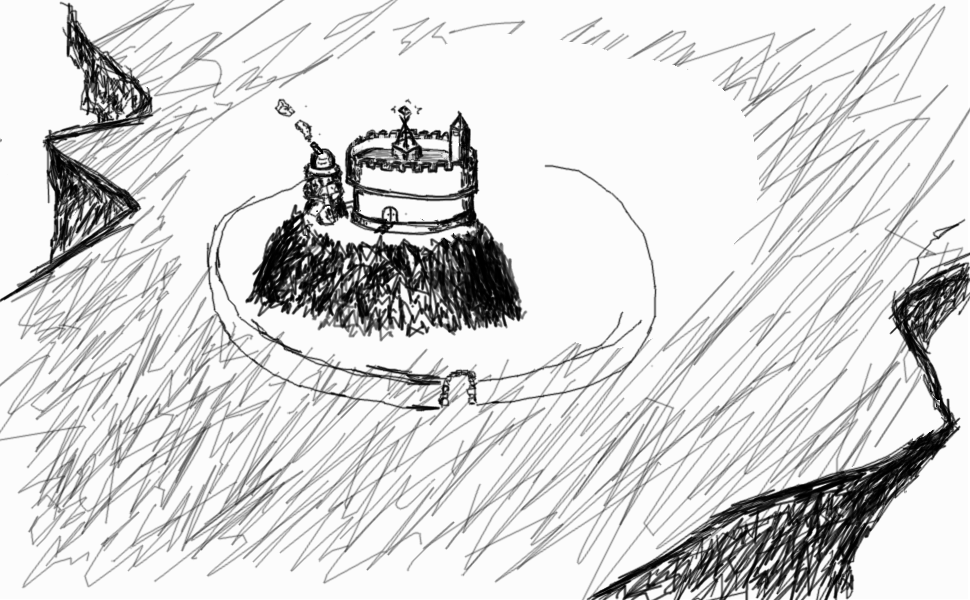
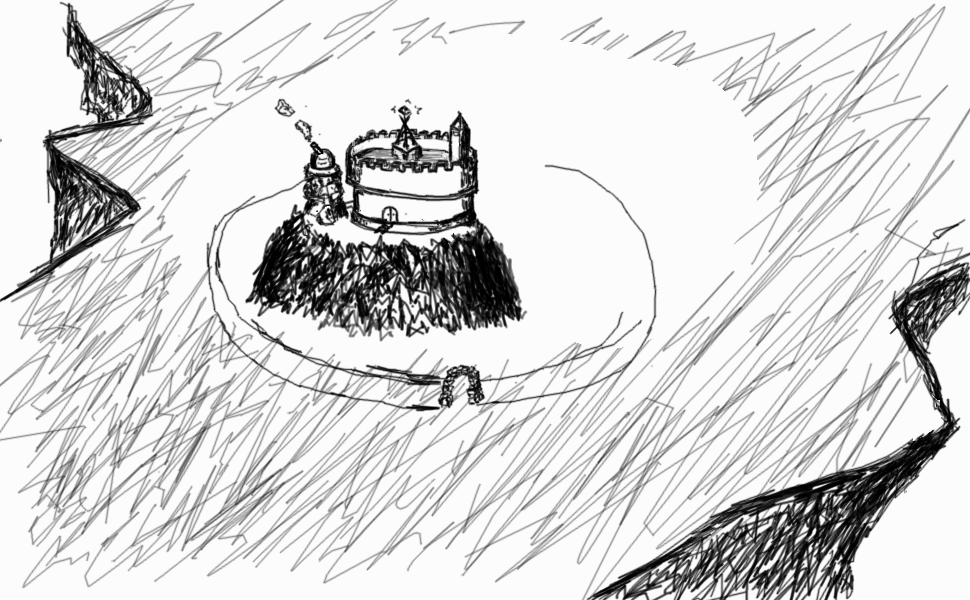
Two versions of the same layered image (970×600). Layer-by-layer changes:
painted on "c #6" over (442, 364, 518, 409)
